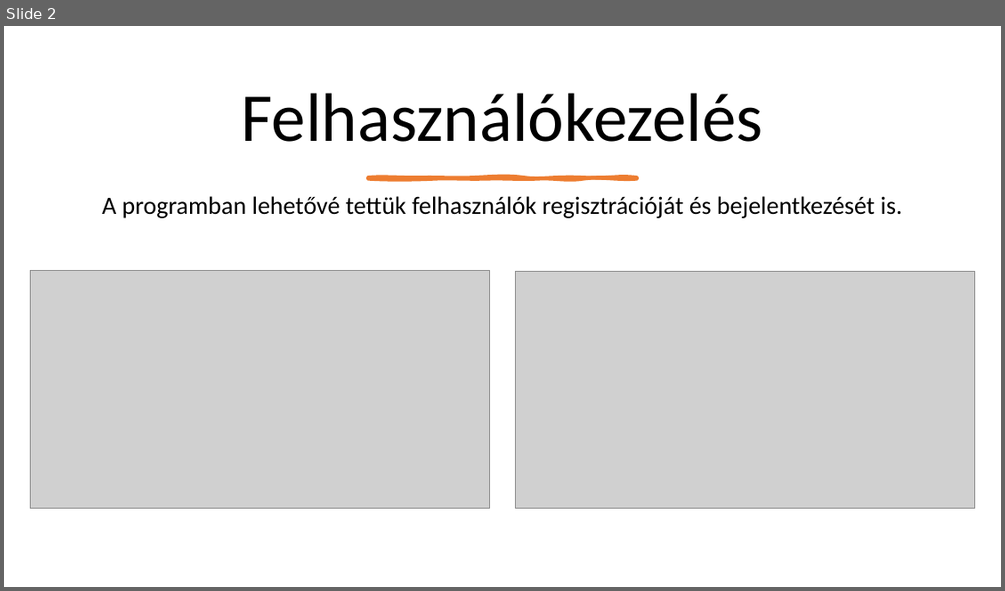
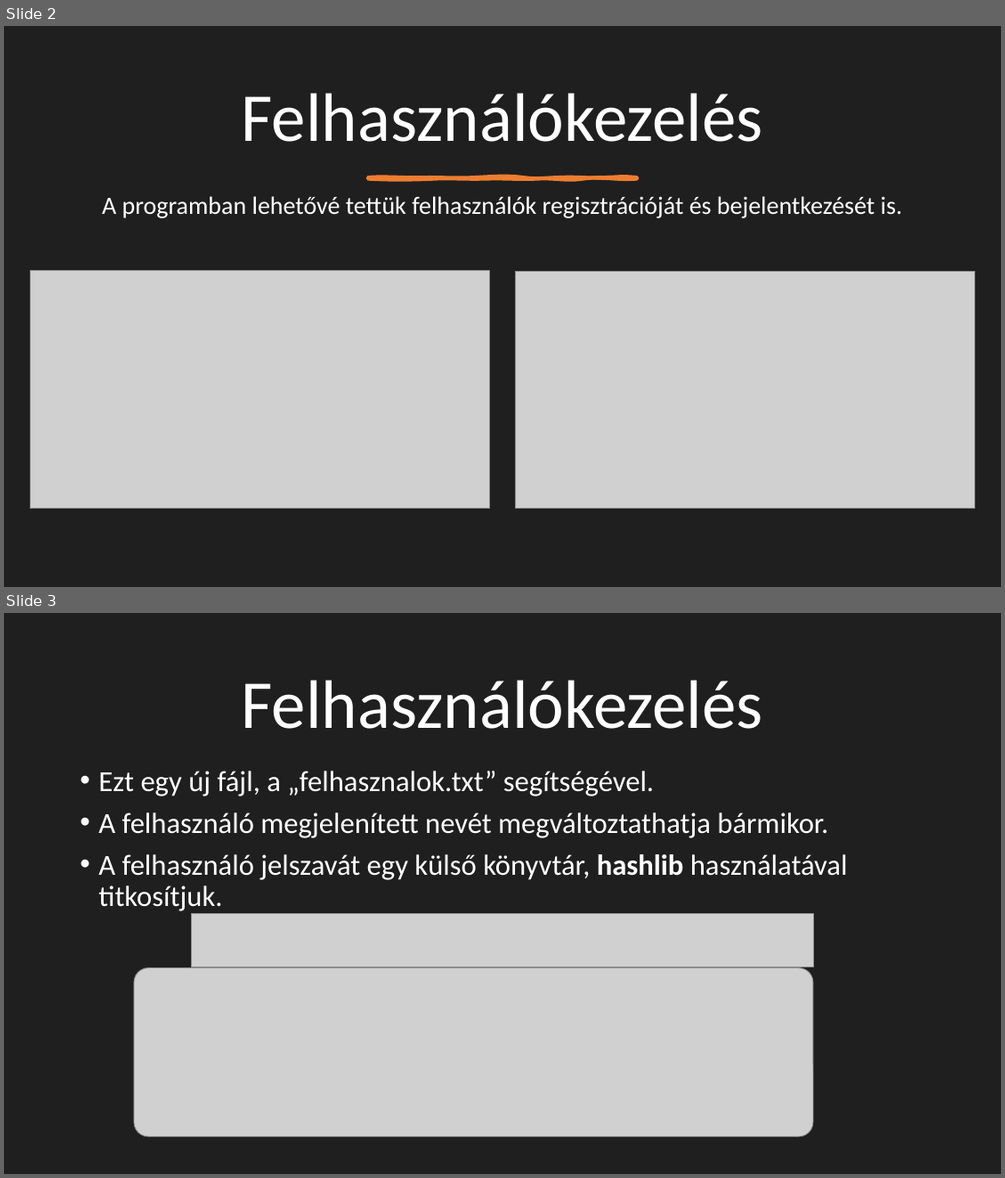
Before and after one commit to PasioteStudio/dusza2024_1, a slide deck: Dusza.pptx. Shown one above the other, each under a label of ours: slide 2 before the commit, slides 2 and 3 after it. The pictures are 1005x591 and 1005x1178 pixels, drawn with LibreOffice and Linux fonts; fonts in the diff are those of the drawing; grey boxes stand for pictures. Boxes give left, top, right and bottom in pixels: in the first picture for what was removed or moved away, otherwise in the second. Text is boxed around its words. In the diff, an @@ line names an element or a change of style, - is before the commit and + after.

```diff
--- a/Dusza.pptx
+++ b/Dusza.pptx
@@ slide 3 added at [4, 613, 1001, 1174], background #1F1F1F @@
@@ text added at [242, 680, 763, 729], 66 pt, text #FFFFFF @@
+Felhasználókezelés
@@ text added at [98, 771, 848, 911], 28 pt, text #FFFFFF @@
+• Ezt egy új fájl, a „felhasznalok.txt” segítségével.
+• A felhasználó megjelenített nevét megváltoztathatja bármikor.
+• A felhasználó jelszavát egy külső könyvtár, hashlib használatával titkosítjuk.
@@ picture added at [192, 914, 813, 966] @@
@@ picture added at [134, 967, 813, 1136] @@
@@ slide 2 changed as well @@
@@ background #FFFFFF to #1F1F1F @@
@@ title "Felhasználókezelés" at [242, 93, 763, 142]: text colour #000000 to #FFFFFF @@
@@ text "A programban lehetővé tettük felhasználók ..." at [102, 196, 902, 218]: text colour #000000 to #FFFFFF @@
```
Also in this commit, not shown: 2 other slides changed, 5 other slides added, 6 other files.
